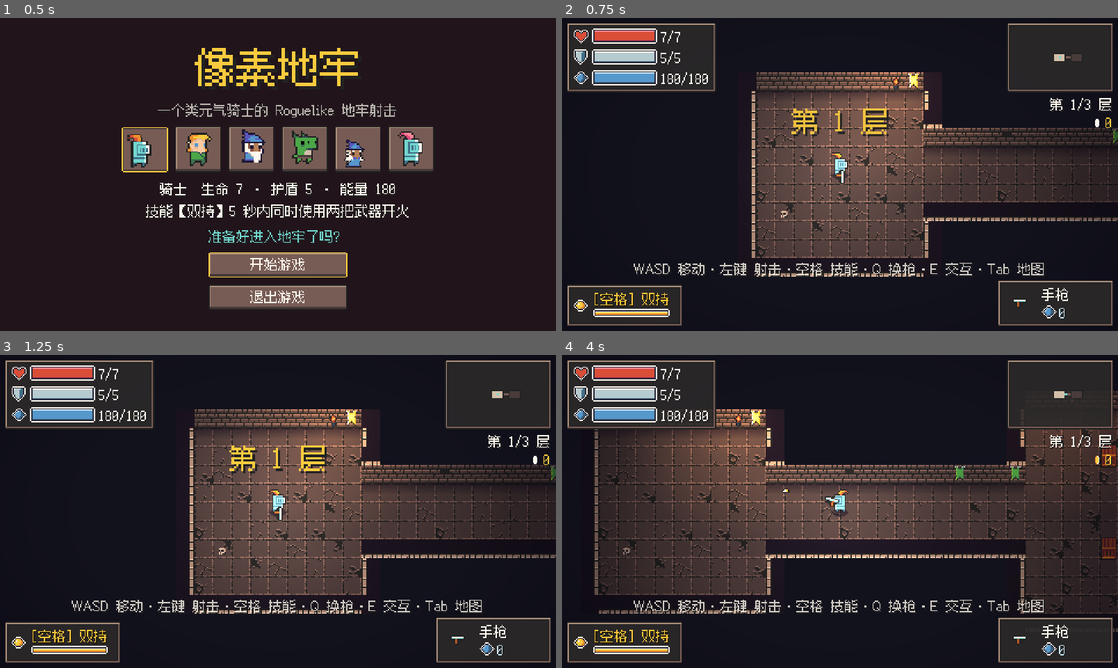
Above: before the commit, frames 1-4 (two rows, left to right).
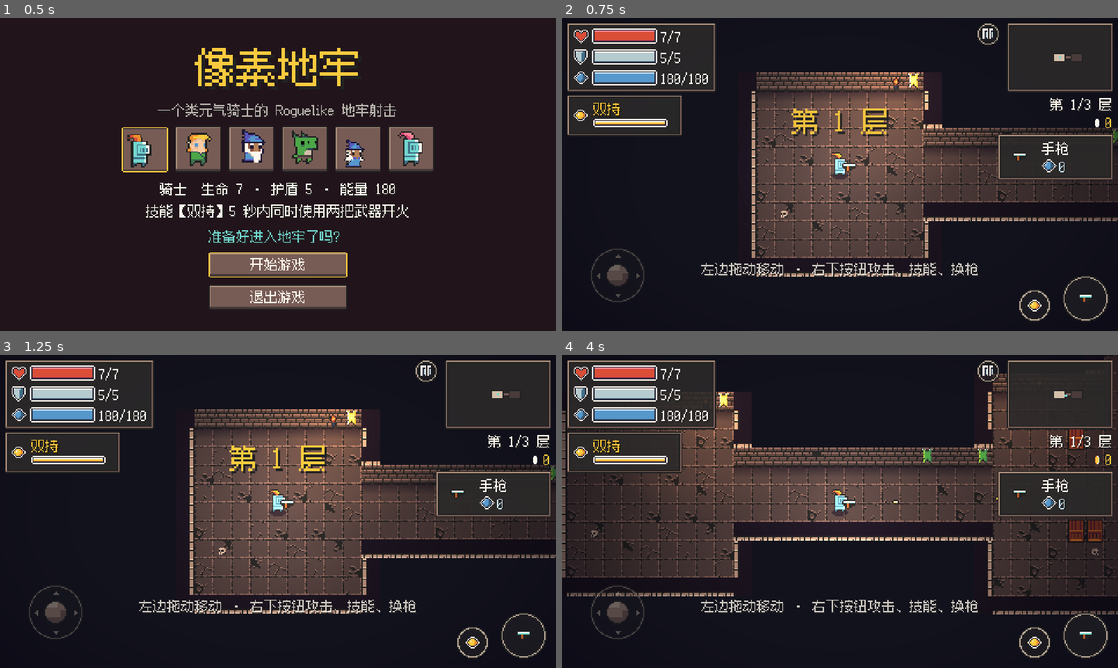
Above: after the commit, the same moments.

Repository: brondon1/game
Game: Godot game, scene res://ui/main_menu.tscn
Same seed, same stepped clock (60 frames per second), same inputs: the game is played once before the commit and once after it.
Inputs (mouse positions are in pixels of both pictures, inside the frame that each line leads up to):
- Up to frame 1 (0.5 s): no input
- Up to frame 2 (0.75 s): click "开始游戏" at 0.5 s
- Up to frame 3 (1.25 s): no input
- Up to frame 4 (4 s): move the mouse to (962, 495) at 1.27 s; hold D (move_right) 1.28-2 s; hold E (interact) 1.28-2 s; click (962, 495) at 1.55 s; drag from (728, 527) to (812, 574) at 2.02 s; move the mouse to (895, 442) at 2.77 s; hold D (move_right) 2.78-3.5 s; hold Q (switch_weapon) 2.78-3.5 s; click (895, 442) at 2.92 s; tap E (interact) at 3.05 s; drag from (812, 574) to (673, 464) at 3.52 s

Frame 1 is identical in both runs. In frame 2, 5.5% of the frame differs, in the area x 1-100%, y 1-99%; in frame 3, 5.5%; in frame 4, 30%, in the area x 0-100%, y 0-99%.

Commit message:
加入手机触屏操作
- 新增 ui/touch_controls：左半屏浮动摇杆，右下角攻击（图标是手上的武器）、技能（冷却中变暗）、
  换枪（有两把武器时出现）、交互（靠近可交互物体时出现）按钮，右上角暂停按钮，点小地图打开大地图。
  按钮直接触发和键盘相同的输入动作，只在有触摸屏的设备上显示
- 手机上没有目标时枪口朝移动方向；HUD 把技能、武器面板挪到上方，给摇杆和按钮让位；
  操作提示、暂停菜单、大地图提示改为触屏说法，大地图点任意处关闭
- 横屏并跟随重力感应翻转；画面比例改为 expand，全面屏手机两边不留黑边
- iOS 上隐藏"退出游戏"按钮
- 按钮和摇杆贴图按 0x72 素材包风格绘制；README 加入触屏操作说明

Diff:
--- a/player/player.gd
+++ b/player/player.gd
@@ -145,6 +145,10 @@
 	if target:
 		# 从手上的枪瞄向敌人身体中心，和子弹实际飞的路线一致
 		aim_direction = weapon_pivot.global_position.direction_to(target.global_position + Vector2(0, -4))
+	elif TouchControls.active:
+		# 手机上没有鼠标：没有目标时枪口朝着移动的方向
+		if velocity.length() > 1.0:
+			aim_direction = velocity.normalized()
 	else:
 		var to_mouse := get_global_mouse_position() - global_position
 		if to_mouse.length() > 4.0:
@@ -215,10 +219,15 @@
 	_nearby_interactables.erase(node)
 
 
-func _interact() -> void:
+## 附近有没有能交互的东西（手机上的交互按钮只在这时显示）。
+func can_interact() -> bool:
 	_nearby_interactables = _nearby_interactables.filter(
 		func(n: Object) -> bool: return is_instance_valid(n) and not n.is_queued_for_deletion())
-	if _nearby_interactables.is_empty():
+	return not _nearby_interactables.is_empty()
+
+
+func _interact() -> void:
+	if not can_interact():
 		return
 	var closest: Node2D = _nearby_interactables[0]
 	for n: Node2D in _nearby_interactables:
--- a/project.godot
+++ b/project.godot
@@ -30,6 +30,8 @@
 window/size/window_height_override=810
 window/stretch/mode="canvas_items"
 window/stretch/scale_mode="integer"
+window/stretch/aspect="expand"
+window/handheld/orientation=4
 
 [gui]
 
--- a/ui/hud.gd
+++ b/ui/hud.gd
@@ -41,6 +41,10 @@
 @onready var skill_label: Label = %SkillLabel
 @onready var skill_bar: ProgressBar = %SkillBar
 @onready var controls: Label = %Controls
+@onready var skill_panel: Control = %SkillPanel
+@onready var weapon_panel: Control = %WeaponPanel
+@onready var stats_panel: Control = $Stats
+@onready var top_right: Control = $TopRight
 
 
 func _ready() -> void:
@@ -54,12 +58,28 @@
 	boss_panel.hide()
 	message.modulate.a = 0.0
 	controls.visible = GameState.current_floor == 1
+	if TouchControls.active:
+		_use_touch_layout()
 	GameState.stats_changed.connect(_refresh_stats)
 	GameState.weapons_changed.connect(_refresh_weapon)
 	Events.boss_health_changed.connect(_on_boss_health_changed)
 	Events.message.connect(show_message)
 	_refresh_stats()
 	_refresh_weapon()
+
+
+## 手机布局：左下角和右下角留给摇杆和按钮，技能面板挪到生命值下面，武器面板挪到金币下面。
+func _use_touch_layout() -> void:
+	skill_panel.set_anchors_and_offsets_preset(Control.PRESET_TOP_LEFT, Control.PRESET_MODE_KEEP_SIZE, 4)
+	weapon_panel.set_anchors_and_offsets_preset(Control.PRESET_TOP_RIGHT, Control.PRESET_MODE_KEEP_SIZE, 4)
+	_stack_touch_panels.call_deferred() # 等面板按内容算好尺寸后再往下排
+	swap_label.hide() # 右下角有换枪按钮
+	controls.text = "左边拖动移动 · 右下按钮攻击、技能、换枪"
+
+
+func _stack_touch_panels() -> void:
+	skill_panel.position.y = stats_panel.position.y + stats_panel.size.y + 2.0
+	weapon_panel.position.y = top_right.position.y + top_right.get_combined_minimum_size().y + 2.0
 
 
 ## 进度条填充样式：九宫格贴图，左右上下各留出底框的 2 像素
@@ -120,17 +140,18 @@
 		return
 	var skill := _player.skill
 	skill_bar.value = skill.charge()
+	var key_hint := "" if TouchControls.active else "[空格] " # 手机上用右下角的技能按钮
 	var state := "grey"
 	if skill.is_active():
 		skill_label.text = "%s 中" % skill.display_name
 		skill_label.modulate = Color("72d6ce")
 		state = "cyan"
 	elif skill.is_ready():
-		skill_label.text = "[空格] %s" % skill.display_name
+		skill_label.text = key_hint + skill.display_name
 		skill_label.modulate = Color("facb3e")
 		state = "yellow"
 	else:
-		skill_label.text = "[空格] %s" % skill.display_name
+		skill_label.text = key_hint + skill.display_name
 		skill_label.modulate = Color(1, 1, 1, 0.5)
 	if state != _skill_state: # 只在状态变化时换样式，免得每帧触发重新布局
 		_skill_state = state
--- a/ui/hud.tscn
+++ b/ui/hud.tscn
@@ -9,6 +9,7 @@
 [ext_resource type="Texture2D" path="res://assets/ui/coin.png" id="7_coin"]
 [ext_resource type="Texture2D" path="res://assets/ui/icon_skull.png" id="8_skull"]
 [ext_resource type="Texture2D" path="res://assets/ui/icon_skill.png" id="9_skill"]
+[ext_resource type="PackedScene" path="res://ui/touch_controls.tscn" id="10_touch"]
 
 [sub_resource type="ShaderMaterial" id="ShaderMaterial_vignette"]
 shader = ExtResource("3_vignette")
@@ -190,6 +191,7 @@
 vertical_alignment = 2
 
 [node name="WeaponPanel" type="PanelContainer" parent="."]
+unique_name_in_owner = true
 anchors_preset = 3
 anchor_left = 1.0
 anchor_top = 1.0
@@ -240,6 +242,7 @@
 text = "0"
 
 [node name="SkillPanel" type="PanelContainer" parent="."]
+unique_name_in_owner = true
 anchors_preset = 2
 anchor_top = 1.0
 anchor_bottom = 1.0
@@ -333,6 +336,9 @@
 custom_minimum_size = Vector2(150, 13)
 layout_mode = 2
 show_percentage = false
+
+[node name="TouchControls" parent="." instance=ExtResource("10_touch")]
+unique_name_in_owner = true
 
 [node name="Message" type="Label" parent="."]
 unique_name_in_owner = true
--- a/ui/main_menu.gd
+++ b/ui/main_menu.gd
@@ -13,7 +13,7 @@
 func _ready() -> void:
 	start_button.pressed.connect(_start)
 	quit_button.pressed.connect(get_tree().quit)
-	quit_button.visible = not OS.has_feature("web") # 网页版不能退出
+	quit_button.visible = not (OS.has_feature("web") or OS.has_feature("ios")) # 网页版和 iOS 不能自己退出
 	if GameState.best_floor > 0:
 		record_label.text = "最高纪录：第 %d 层 · 通关 %d 次" % [GameState.best_floor, GameState.wins]
 	else:
--- a/ui/map_overlay.gd
+++ b/ui/map_overlay.gd
@@ -1,14 +1,24 @@
 class_name MapOverlay
 extends CanvasLayer
-## 全屏大地图：Tab / M 打开并暂停游戏，再按一次或按 Esc 关闭。
+## 全屏大地图：Tab / M（手机上点小地图）打开并暂停游戏，再按一次、按 Esc 或点一下屏幕关闭。
 ## 地图本身复用 Minimap 的绘制逻辑（开启 fit_all 全图模式）。
 
 @onready var map: Minimap = %FullMap
 @onready var title: Label = %MapTitle
+@onready var hint: Label = %Hint
 
 
 func _ready() -> void:
 	hide()
+	if TouchControls.active:
+		hint.text = "点一下屏幕关闭"
+
+
+## 手机上点屏幕任意位置关闭（触摸事件会先被全屏的暗色背景拦下，所以在 _input 里处理）
+func _input(event: InputEvent) -> void:
+	if visible and event is InputEventScreenTouch and (event as InputEventScreenTouch).pressed:
+		close()
+		get_viewport().set_input_as_handled()
 
 
 func setup(rooms: Dictionary, links: Array) -> void:
--- a/ui/map_overlay.tscn
+++ b/ui/map_overlay.tscn
@@ -59,6 +59,7 @@
 scroll_active = false
 
 [node name="Hint" type="Label" parent="Center/VBox"]
+unique_name_in_owner = true
 modulate = Color(1, 1, 1, 0.6)
 layout_mode = 2
 text = "Tab / Esc 关闭"
--- a/ui/pause_menu.gd
+++ b/ui/pause_menu.gd
@@ -1,14 +1,17 @@
 extends CanvasLayer
-## 暂停菜单：Esc / P / 手柄 Start 打开或关闭。可以调节音乐和音效音量。
+## 暂停菜单：Esc / P / 手柄 Start / 手机右上角的暂停按钮打开或关闭。可以调节音乐和音效音量。
 
 @onready var resume_button: Button = %ResumeButton
 @onready var main_menu_button: Button = %MainMenuButton
 @onready var music_slider: HSlider = %MusicSlider
 @onready var sfx_slider: HSlider = %SfxSlider
+@onready var controls: Label = %Controls
 
 
 func _ready() -> void:
 	hide()
+	if TouchControls.active:
+		controls.text = "左边拖动移动 · 右下按钮攻击、技能、换枪\n点小地图看大地图 · 右上角按钮暂停"
 	resume_button.pressed.connect(_resume)
 	main_menu_button.pressed.connect(_to_main_menu)
 	music_slider.value = Sound.get_volume(&"Music")
--- a/ui/pause_menu.tscn
+++ b/ui/pause_menu.tscn
@@ -81,6 +81,7 @@
 text = "回到主菜单"
 
 [node name="Controls" type="Label" parent="Center/Panel/VBox"]
+unique_name_in_owner = true
 modulate = Color(1, 1, 1, 0.7)
 layout_mode = 2
 text = "WASD 移动·左键 射击·空格 技能
--- /dev/null
+++ b/ui/touch_controls.gd
@@ -0,0 +1,116 @@
+class_name TouchControls
+extends Control
+## 手机触屏操作：左半屏是浮动摇杆（手指按在哪里，摇杆就出现在哪里），右下角是攻击、技能、换枪、交互按钮，
+## 右上角是暂停按钮，点小地图打开大地图。
+## 按钮直接触发和键盘一样的输入动作（shoot、skill、switch_weapon……），摇杆按推动的幅度按下 move_* 动作，
+## 所以玩家和菜单的脚本不用区分操作方式。只在有触摸屏的设备上显示。
+
+## 当前是否在用触屏操作（玩家据此决定没有目标时枪口朝哪，HUD 据此调整布局）
+static var active := false
+## 在没有触摸屏的电脑上也显示（截图、调试用）
+static var force := false
+
+## 摇杆头最多能推多远（像素）
+const STICK_RADIUS := 16.0
+const DEAD_ZONE := 0.2
+## 屏幕左边多宽的区域可以按出摇杆（占屏幕宽度的比例）
+const STICK_AREA := 0.45
+const MOVE_ACTIONS: Array[StringName] = [&"move_left", &"move_right", &"move_up", &"move_down"]
+
+var _touch := -1
+var _center := Vector2.ZERO
+var _player: Player
+
+@onready var stick_base: Sprite2D = %StickBase
+@onready var stick_knob: Sprite2D = %StickKnob
+@onready var attack_icon: Sprite2D = %AttackIcon
+@onready var skill_button: TouchScreenButton = %SkillButton
+@onready var swap_button: TouchScreenButton = %SwapButton
+@onready var interact_button: TouchScreenButton = %InteractButton
+
+
+func _ready() -> void:
+	active = force or DisplayServer.is_touchscreen_available()
+	visible = active
+	set_process(active)
+	set_process_input(active)
+	if not active:
+		return
+	GameState.weapons_changed.connect(_refresh_weapon)
+	_refresh_weapon()
+	_reset_stick.call_deferred() # 等布局算出尺寸后再放到默认位置
+
+
+func _process(_delta: float) -> void:
+	if _player == null:
+		_player = get_tree().get_first_node_in_group("player") as Player
+	interact_button.visible = _player != null and _player.can_interact()
+	swap_button.visible = GameState.weapons.size() > 1
+	if _player and _player.skill:
+		var skill := _player.skill
+		if skill.is_active():
+			skill_button.modulate = Color("72d6ce")
+		elif skill.is_ready():
+			skill_button.modulate = Color.WHITE
+		else:
+			skill_button.modulate = Color(1, 1, 1, 0.4) # 冷却中变暗
+
+
+func _input(event: InputEvent) -> void:
+	if event is InputEventScreenTouch:
+		var touch := event as InputEventScreenTouch
+		if touch.pressed and _touch == -1 and touch.position.x < size.x * STICK_AREA:
+			_touch = touch.index
+			_center = touch.position
+			stick_base.position = _center
+			stick_base.modulate.a = 1.0
+			_move_stick(touch.position)
+		elif not touch.pressed and touch.index == _touch:
+			_reset_stick()
+	elif event is InputEventScreenDrag and (event as InputEventScreenDrag).index == _touch:
+		_move_stick((event as InputEventScreenDrag).position)
+
+
+func _notification(what: int) -> void:
+	match what:
+		NOTIFICATION_PAUSED:
+			# 暂停时收不到松手事件，先把摇杆收回来，免得恢复后角色自己往前走
+			_reset_stick()
+		NOTIFICATION_RESIZED:
+			if _touch == -1 and is_node_ready():
+				_reset_stick()
+
+
+func _move_stick(pos: Vector2) -> void:
+	var offset := (pos - _center).limit_length(STICK_RADIUS)
+	stick_knob.position = offset
+	var value := offset / STICK_RADIUS
+	if value.length() < DEAD_ZONE:
+		value = Vector2.ZERO
+	_set_action(&"move_left", -value.x)
+	_set_action(&"move_right", value.x)
+	_set_action(&"move_up", -value.y)
+	_set_action(&"move_down", value.y)
+
+
+func _set_action(action: StringName, strength: float) -> void:
+	if strength > 0.0:
+		Input.action_press(action, strength)
+	else:
+		Input.action_release(action)
+
+
+## 松手：摇杆回到左下角的默认位置（半透明），松开所有移动动作。
+func _reset_stick() -> void:
+	_touch = -1
+	stick_base.position = Vector2(48, size.y - 48)
+	stick_base.modulate.a = 0.5
+	stick_knob.position = Vector2.ZERO
+	for action in MOVE_ACTIONS:
+		Input.action_release(action)
+
+
+## 攻击按钮上画的是手上的武器。
+func _refresh_weapon() -> void:
+	var weapon := GameState.current_weapon()
+	attack_icon.texture = weapon.texture if weapon else null
--- /dev/null
+++ b/ui/touch_controls.tscn
@@ -0,0 +1,128 @@
+[gd_scene format=3]
+
+[ext_resource type="Script" path="res://ui/touch_controls.gd" id="1_script"]
+[ext_resource type="Texture2D" path="res://assets/ui/touch_stick_base.png" id="2_base"]
+[ext_resource type="Texture2D" path="res://assets/ui/touch_stick_knob.png" id="3_knob"]
+[ext_resource type="Texture2D" path="res://assets/ui/touch_button_40.png" id="4_b40"]
+[ext_resource type="Texture2D" path="res://assets/ui/touch_button_40_pressed.png" id="5_b40p"]
+[ext_resource type="Texture2D" path="res://assets/ui/touch_button_28.png" id="6_b28"]
+[ext_resource type="Texture2D" path="res://assets/ui/touch_button_28_pressed.png" id="7_b28p"]
+[ext_resource type="Texture2D" path="res://assets/ui/touch_button_20.png" id="8_b20"]
+[ext_resource type="Texture2D" path="res://assets/ui/touch_button_20_pressed.png" id="9_b20p"]
+[ext_resource type="Texture2D" path="res://assets/ui/icon_skill.png" id="10_skill"]
+[ext_resource type="Texture2D" path="res://assets/ui/icon_swap.png" id="11_swap"]
+[ext_resource type="Texture2D" path="res://assets/ui/icon_hand.png" id="12_hand"]
+[ext_resource type="Texture2D" path="res://assets/ui/icon_pause.png" id="13_pause"]
+
+[sub_resource type="CircleShape2D" id="Circle40"]
+radius = 20.0
+
+[sub_resource type="CircleShape2D" id="Circle28"]
+radius = 14.0
+
+[sub_resource type="CircleShape2D" id="Circle20"]
+radius = 10.0
+
+[sub_resource type="RectangleShape2D" id="MapArea"]
+size = Vector2(92, 60)
+
+[node name="TouchControls" type="Control"]
+layout_mode = 3
+anchors_preset = 15
+anchor_right = 1.0
+anchor_bottom = 1.0
+grow_horizontal = 2
+grow_vertical = 2
+mouse_filter = 2
+script = ExtResource("1_script")
+
+[node name="StickBase" type="Sprite2D" parent="."]
+unique_name_in_owner = true
+texture = ExtResource("2_base")
+
+[node name="StickKnob" type="Sprite2D" parent="StickBase"]
+unique_name_in_owner = true
+texture = ExtResource("3_knob")
+
+[node name="BottomRight" type="Control" parent="."]
+layout_mode = 1
+anchors_preset = 3
+anchor_left = 1.0
+anchor_top = 1.0
+anchor_right = 1.0
+anchor_bottom = 1.0
+grow_horizontal = 0
+grow_vertical = 0
+mouse_filter = 2
+
+[node name="AttackButton" type="TouchScreenButton" parent="BottomRight"]
+position = Vector2(-48, -48)
+texture_normal = ExtResource("4_b40")
+texture_pressed = ExtResource("5_b40p")
+shape = SubResource("Circle40")
+action = "shoot"
+
+[node name="AttackIcon" type="Sprite2D" parent="BottomRight/AttackButton"]
+unique_name_in_owner = true
+position = Vector2(20, 20)
+
+[node name="SkillButton" type="TouchScreenButton" parent="BottomRight"]
+unique_name_in_owner = true
+position = Vector2(-86, -36)
+texture_normal = ExtResource("6_b28")
+texture_pressed = ExtResource("7_b28p")
+shape = SubResource("Circle28")
+action = "skill"
+
+[node name="Icon" type="Sprite2D" parent="BottomRight/SkillButton"]
+position = Vector2(14, 14)
+texture = ExtResource("10_skill")
+
+[node name="SwapButton" type="TouchScreenButton" parent="BottomRight"]
+unique_name_in_owner = true
+position = Vector2(-38, -74)
+texture_normal = ExtResource("8_b20")
+texture_pressed = ExtResource("9_b20p")
+shape = SubResource("Circle20")
+action = "switch_weapon"
+
+[node name="Icon" type="Sprite2D" parent="BottomRight/SwapButton"]
+position = Vector2(10, 10)
+texture = ExtResource("11_swap")
+
+[node name="InteractButton" type="TouchScreenButton" parent="BottomRight"]
+unique_name_in_owner = true
+position = Vector2(-86, -72)
+texture_normal = ExtResource("6_b28")
+texture_pressed = ExtResource("7_b28p")
+shape = SubResource("Circle28")
+action = "interact"
+
+[node name="Icon" type="Sprite2D" parent="BottomRight/InteractButton"]
+position = Vector2(14, 14)
+texture = ExtResource("12_hand")
+
+[node name="TopRight" type="Control" parent="."]
+layout_mode = 1
+anchors_preset = 1
+anchor_left = 1.0
+anchor_right = 1.0
+grow_horizontal = 0
+mouse_filter = 2
+
+[node name="PauseButton" type="TouchScreenButton" parent="TopRight"]
+position = Vector2(-122, 4)
+texture_normal = ExtResource("8_b20")
+texture_pressed = ExtResource("9_b20p")
+shape = SubResource("Circle20")
+action = "pause"
+
+[node name="Icon" type="Sprite2D" parent="TopRight/PauseButton"]
+position = Vector2(10, 10)
+texture = ExtResource("13_pause")
+
+[node name="MapButton" type="TouchScreenButton" parent="TopRight"]
+position = Vector2(-50, 34)
+shape = SubResource("MapArea")
+shape_centered = false
+action = "map"
Binary file added: assets/ui/icon_hand.png
Not shown, added: assets/ui/icon_hand.png.import
Binary file added: assets/ui/icon_pause.png
Not shown, added: assets/ui/icon_pause.png.import
Binary file added: assets/ui/icon_swap.png
Not shown, added: assets/ui/icon_swap.png.import
Binary file added: assets/ui/touch_button_20.png
Not shown, added: assets/ui/touch_button_20.png.import
Binary file added: assets/ui/touch_button_20_pressed.png
Not shown, added: assets/ui/touch_button_20_pressed.png.import
Binary file added: assets/ui/touch_button_28.png
Not shown, added: assets/ui/touch_button_28.png.import
(and 12 more such lines)
